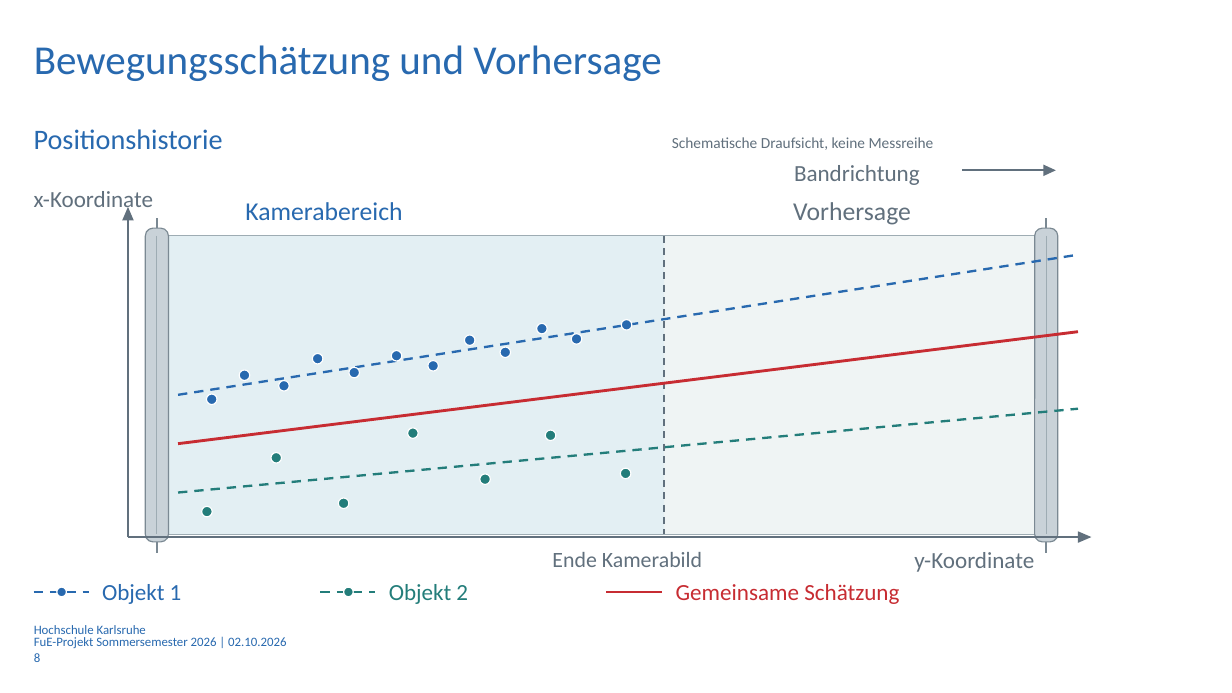
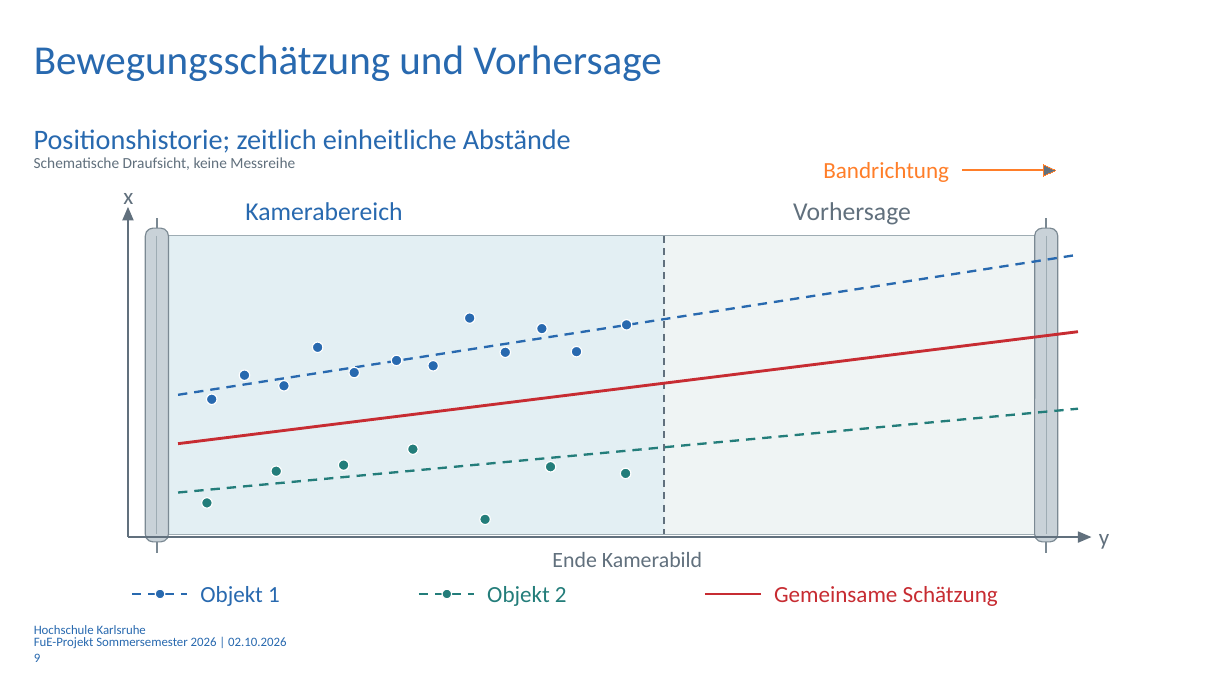
Before and after one commit to Luze212/roboter_tetris, a slide deck: slide 9 of Projektbericht/Presentation/Abschlussprasentation_RoboterTetris_V01.pptx (slide 8 before the commit). Drawn at 1232x693 pixels with LibreOffice and Linux fonts; fonts in the diff are those of the drawing; background and template pictures are left out. Boxes give left, top, right and bottom in pixels: in the first picture for what was removed or moved away, otherwise in the second. Text is boxed around its words. In the diff, an @@ line names an element or a change of style, - is before the commit and + after.

Commit message:
Presentation: draft v01_3

```diff
--- a/Projektbericht/Presentation/Abschlussprasentation_RoboterTetris_V01.pptx
+++ b/Projektbericht/Presentation/Abschlussprasentation_RoboterTetris_V01.pptx
@@ text at (x1=34, y1=129, x2=571, y2=153): text changed @@
-Positionshistorie
+Positionshistorie; zeitlich einheitliche Abstände
@@ text "Schematische Draufsicht, keine Messreihe" moved from (x1=672, y1=137, x2=934, y2=150) to (x1=34, y1=157, x2=295, y2=170) @@
@@ text "Bandrichtung" moved from (x1=794, y1=165, x2=920, y2=185) to (x1=823, y1=162, x2=949, y2=182) @@
@@ text "Bandrichtung" at (x1=823, y1=162, x2=949, y2=182): text colour #61707D to #FF7E29 @@
@@ freeform shape at (x1=963, y1=170, x2=1045, y2=170): outline #61707D 1.5 pt to #FF7E29 1.5 pt @@
@@ freeform shape at (x1=1043, y1=165, x2=1056, y2=176): outline none to #FF7E29 0 pt @@
@@ text at (x1=123, y1=193, x2=133, y2=210): text changed @@
-x-Koordinate
+x
@@ ellipse moved from (x1=465, y1=335, x2=475, y2=345) to (x1=465, y1=313, x2=475, y2=323) @@
@@ ellipse moved from (x1=312, y1=353, x2=323, y2=363) to (x1=312, y1=342, x2=323, y2=352) @@
@@ ellipse moved from (x1=391, y1=350, x2=401, y2=360) to (x1=391, y1=355, x2=401, y2=365) @@
@@ 3 ellipses moved together from (x1=271, y1=334, x2=581, y2=463) to (x1=271, y1=347, x2=581, y2=476) @@
@@ ellipse moved from (x1=338, y1=498, x2=348, y2=508) to (x1=338, y1=460, x2=348, y2=470) @@
@@ ellipse moved from (x1=545, y1=430, x2=555, y2=440) to (x1=545, y1=461, x2=555, y2=471) @@
@@ ellipse moved from (x1=201, y1=506, x2=212, y2=517) to (x1=201, y1=498, x2=212, y2=508) @@
@@ ellipse moved from (x1=480, y1=474, x2=490, y2=484) to (x1=480, y1=514, x2=490, y2=524) @@
@@ text at (x1=1099, y1=534, x2=1109, y2=549): text changed @@
-y-Koordinate
+y
@@ ellipse moved from (x1=56, y1=587, x2=66, y2=596) to (x1=155, y1=590, x2=165, y2=599) @@
@@ ellipse moved from (x1=344, y1=587, x2=353, y2=596) to (x1=442, y1=590, x2=451, y2=599) @@
@@ 3 texts, 3 freeform shapes moved together from (x1=33, y1=584, x2=899, y2=604) to (x1=132, y1=586, x2=998, y2=606) @@
@@ page number at (x1=34, y1=653, x2=40, y2=662): text changed @@
-8
+9
```
Also in this commit, not shown: 2 slides added, 3 other files.
